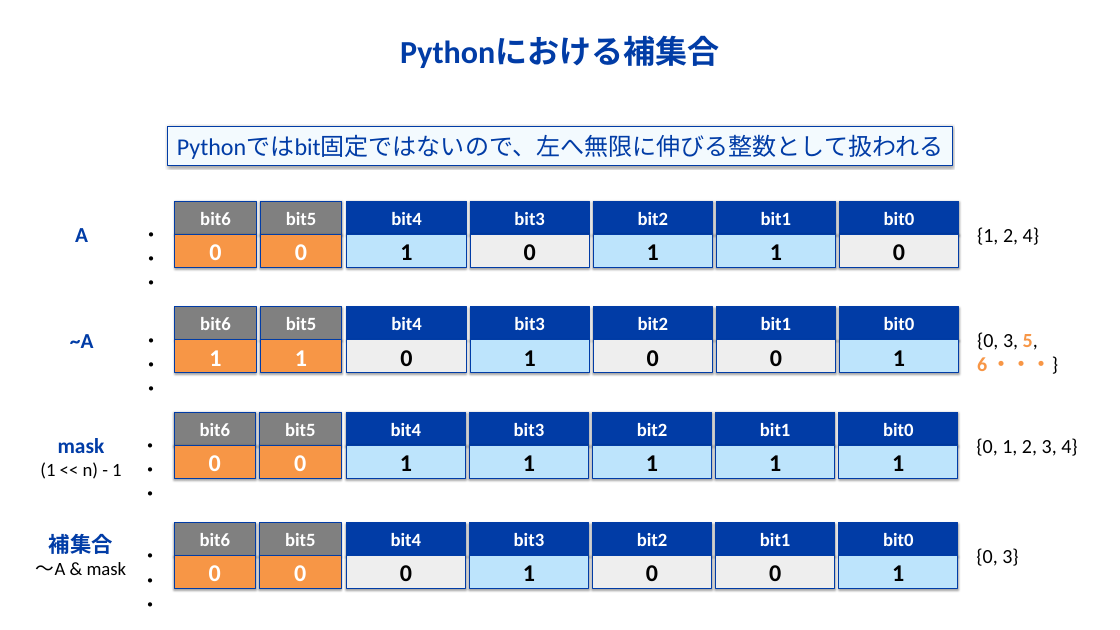
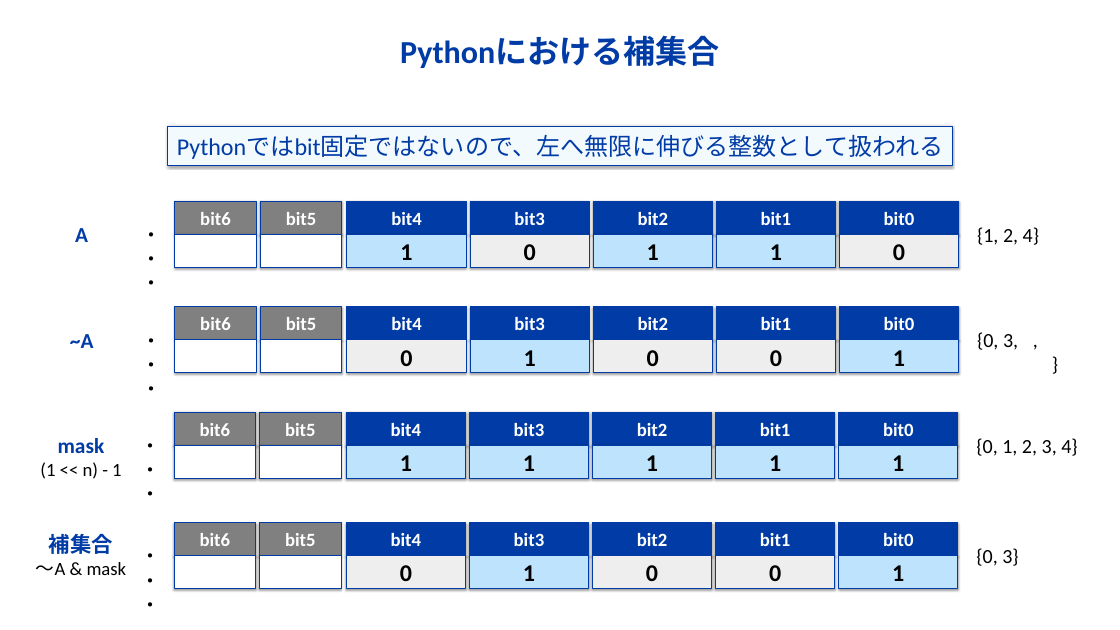
Before and after one commit to shining-ai/blog, a slide deck: slide 3 of programming_navi/docs/data-structure/06_集合管理構造/_assets/bitset.pptx. Drawn at 1120x630 pixels with LibreOffice and Linux fonts; fonts in the diff are those of the drawing. Boxes give left, top, right and bottom in pixels: in the first picture for what was removed or moved away, otherwise in the second. Text is boxed around its words. In the diff, an @@ line names an element or a change of style, - is before the commit and + after.

Commit message:
カラーパレットを修正

```diff
--- a/programming_navi/docs/data-structure/06_集合管理構造/_assets/bitset.pptx
+++ b/programming_navi/docs/data-structure/06_集合管理構造/_assets/bitset.pptx
@@ fill #F79646 to #FFFFFF in 8 elements at (260, 340, 342, 373), (175, 340, 256, 373), (260, 445, 341, 479), (174, 445, 255, 479), (260, 556, 341, 589), (174, 556, 255, 589), (260, 234, 342, 267), (175, 234, 256, 267) @@
@@ text "{0, 3, 5, 6 ・・・}" at (977, 332, 1058, 374): text colour #F79646 to #FFFFFF in "5, 6 ・・・}" @@
```
